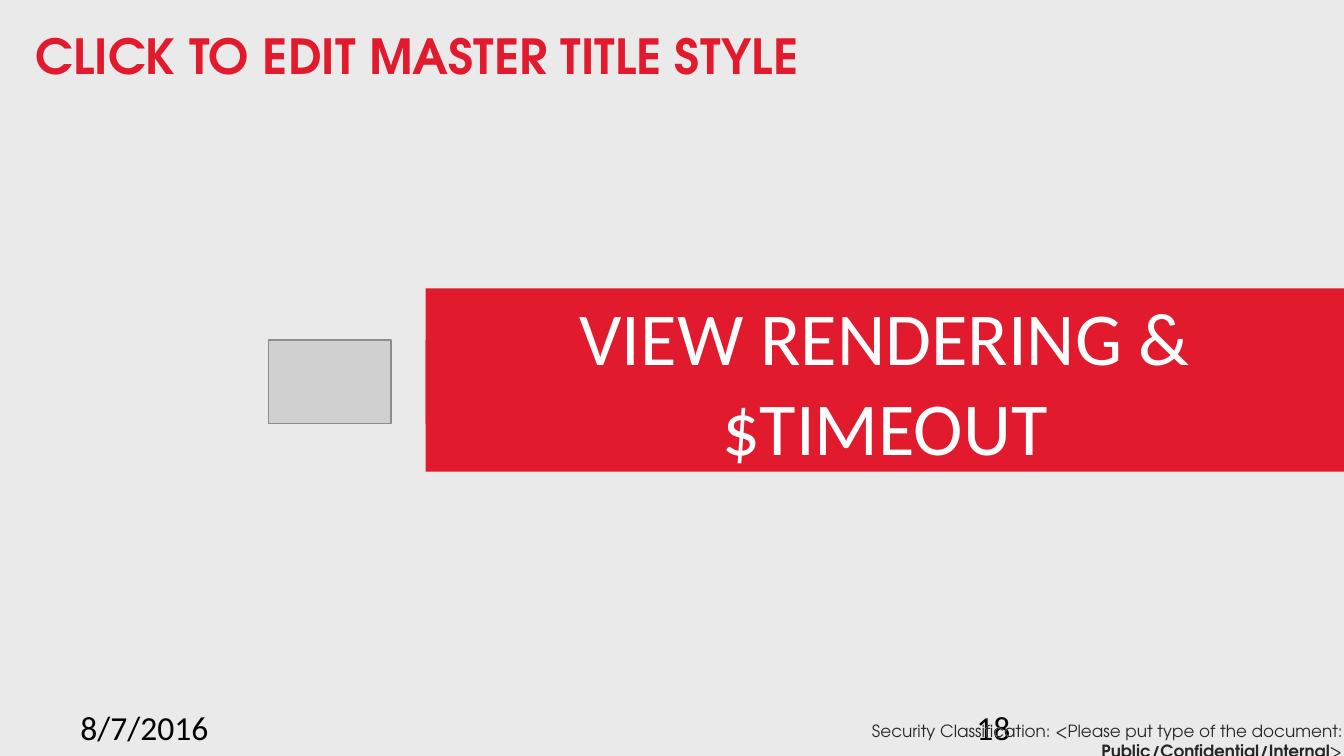
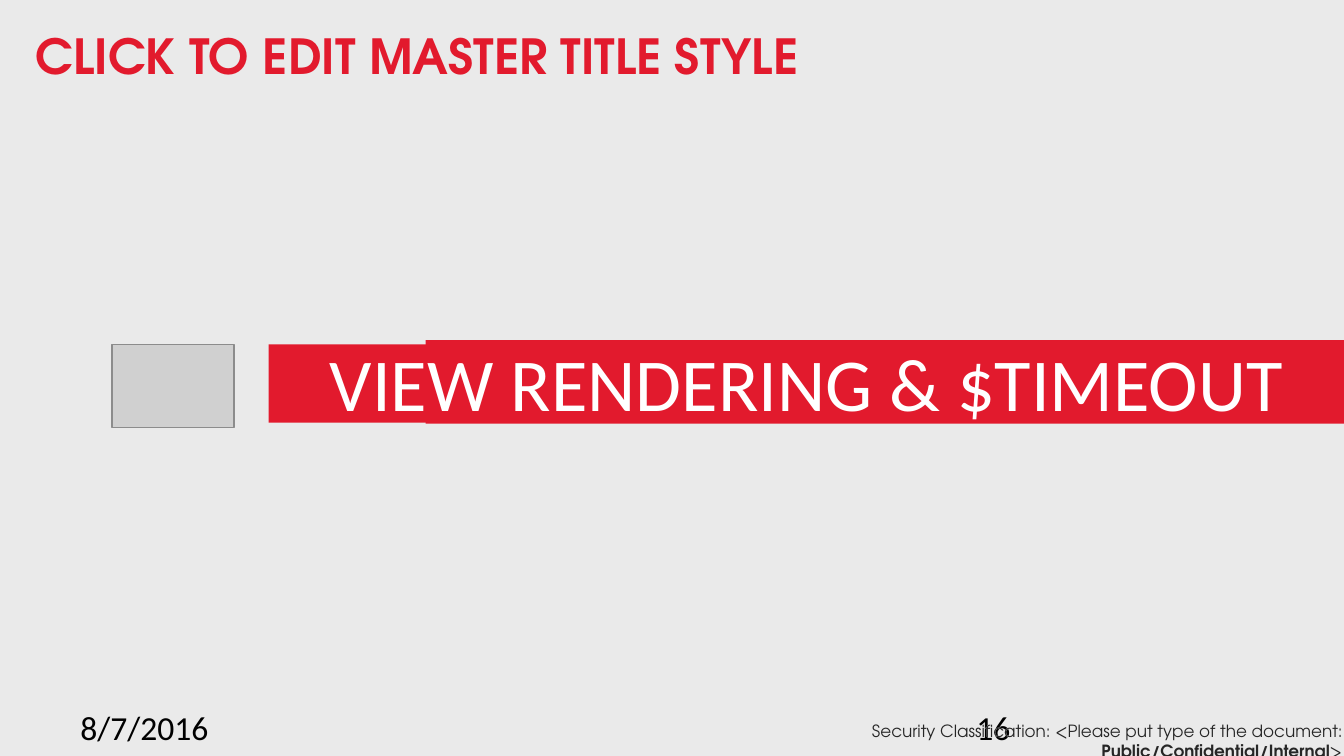
Before and after one commit to nnsan/angular_best_practice, a slide deck: slide 16 of Angular best practice.pptx (slide 18 before the commit). Drawn at 1344x756 pixels with LibreOffice and Linux fonts; fonts in the diff are those of the drawing; grey boxes stand for pictures; background and template pictures are left out. Boxes give left, top, right and bottom in pixels: in the first picture for what was removed or moved away, otherwise in the second. Text is boxed around its words. In the diff, an @@ line names an element or a change of style, - is before the commit and + after.

```diff
--- a/Angular best practice.pptx
+++ b/Angular best practice.pptx
@@ picture: place and size @@
-picture at [269,340,391,423]
+picture at [112,344,234,427]
@@ text "VIEW RENDERING & $TIMEOUT" rewrapped from [580,316,1122,472] to [330,362,1282,428] @@
@@ rectangle: place and size @@
-rectangle at [426,289,1344,472]
+rectangle at [269,344,1344,422]
@@ page number at [976,717,1010,741]: text changed @@
-18
+16
```
Also in this commit, not shown: 9 other slides changed, 2 slides removed.
